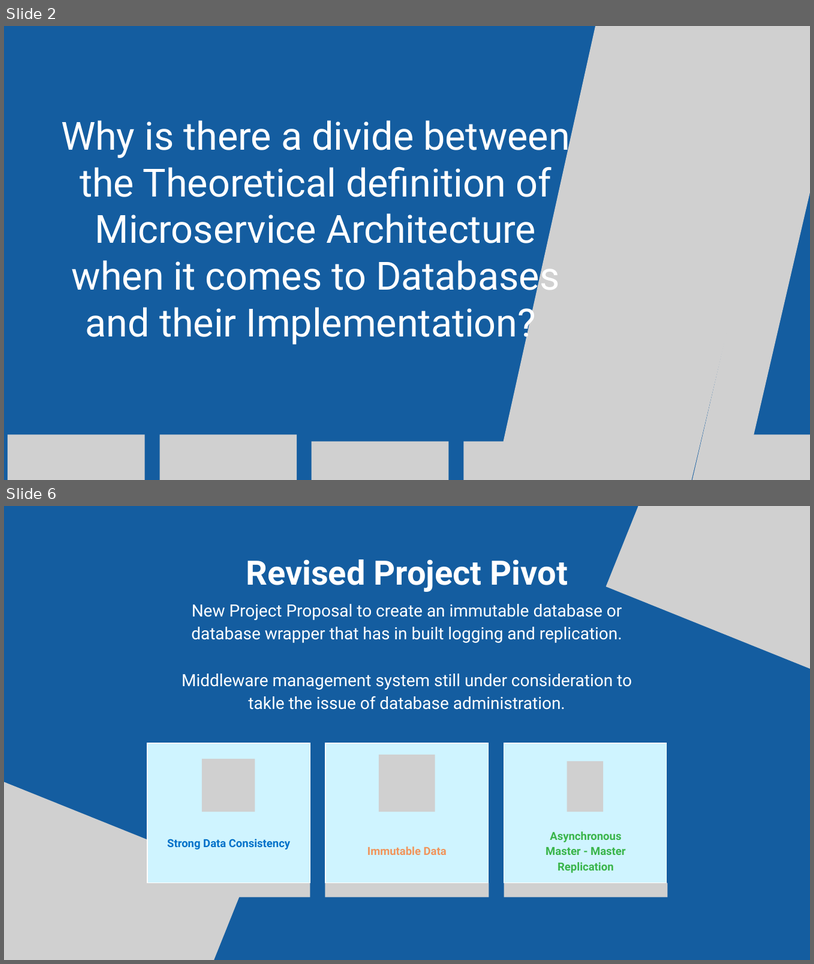
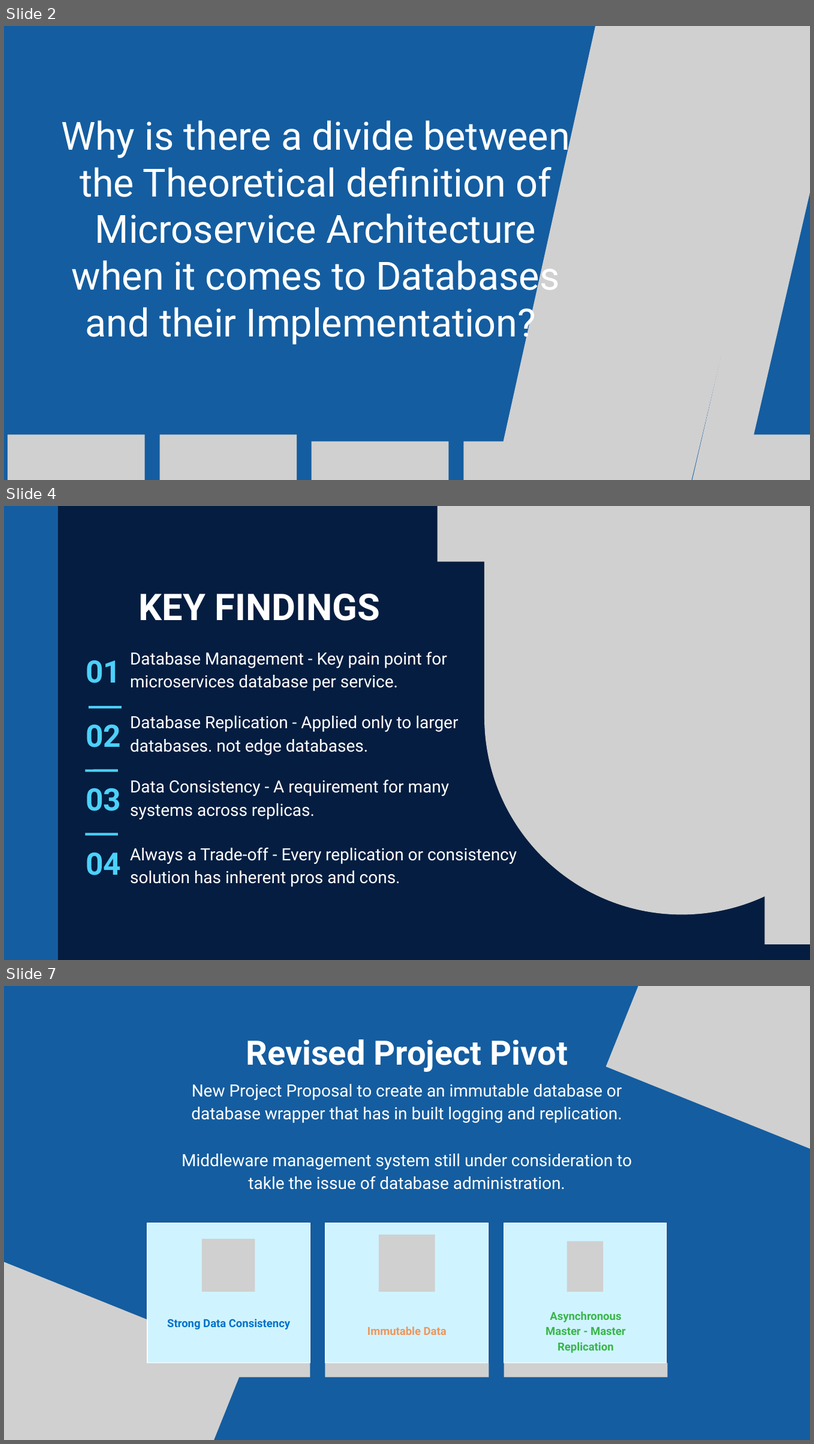
Before and after one commit to adam-omah/Final-Year-Project-Documents, a slide deck: FYP Presentation - Adam O’Mahony T00227115.pptx. Shown one above the other, each under a label of ours: slides 2 and 6 before the commit, slides 2, 4 and 7 after it; the slides between them are not shown. The pictures are 814x964 and 814x1444 pixels, drawn with LibreOffice and Linux fonts; fonts in the diff are those of the drawing; grey boxes stand for pictures; background and template pictures are left out. Boxes give left, top, right and bottom in pixels: in the first picture for what was removed or moved away, otherwise in the second. Text is boxed around its words. In the diff, an @@ line names an element or a change of style, - is before the commit and + after.

```diff
--- a/FYP Presentation - Adam O’Mahony T00227115.pptx
+++ b/FYP Presentation - Adam O’Mahony T00227115.pptx
@@ slide 4 added at (4,506,810,960), background #051D40 @@
@@ freeform shape added at (4,506,57,960), fill #145DA0 @@
@@ picture added at (437,506,539,562) @@
@@ picture added at (485,506,810,914) @@
@@ text added at (139,593,380,621), 65.7 pt, text #FFFFFF, bold @@
+KEY FINDINGS
@@ text added at (86,660,121,683), 55.2 pt, text #4BD1FB, bold @@
+01
@@ text added at (130,651,447,691), 30 pt, text #FFFFFF @@
+Database Management - Key pain point for microservices database per service.
@@ line added from (122, 707) to (89, 707), #4BD1FB 4.5 pt @@
@@ text added at (130,715,458,755), 30 pt, text #FFFFFF @@
+Database Replication - Applied only to larger
+databases. not edge databases.
@@ text added at (86,724,121,747), 55.2 pt, text #4BD1FB, bold @@
+02
@@ line added from (118, 771) to (85, 771), #4BD1FB 4.5 pt @@
@@ text added at (86,788,121,811), 55.2 pt, text #4BD1FB, bold @@
+03
@@ text added at (130,779,449,819), 30 pt, text #FFFFFF @@
+Data Consistency - A requirement for many
+systems across replicas.
@@ line added from (118, 834) to (85, 834), #4BD1FB 4.5 pt @@
@@ text added at (130,847,517,886), 30 pt, text #FFFFFF @@
+Always a Trade-off - Every replication or consistency solution has inherent pros and cons.
@@ text added at (86,852,121,875), 55.2 pt, text #4BD1FB, bold @@
+04
@@ picture added at (765,864,810,944) @@
@@ what was slide 6 is now slide 7 @@
```
Also in this commit, not shown: 1 slide changed.
